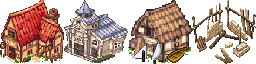
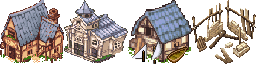
Comparing the layer stacks of the two 256 × 64 images. Changes:
painted on "Capa 9" over [143, 17, 188, 44]
